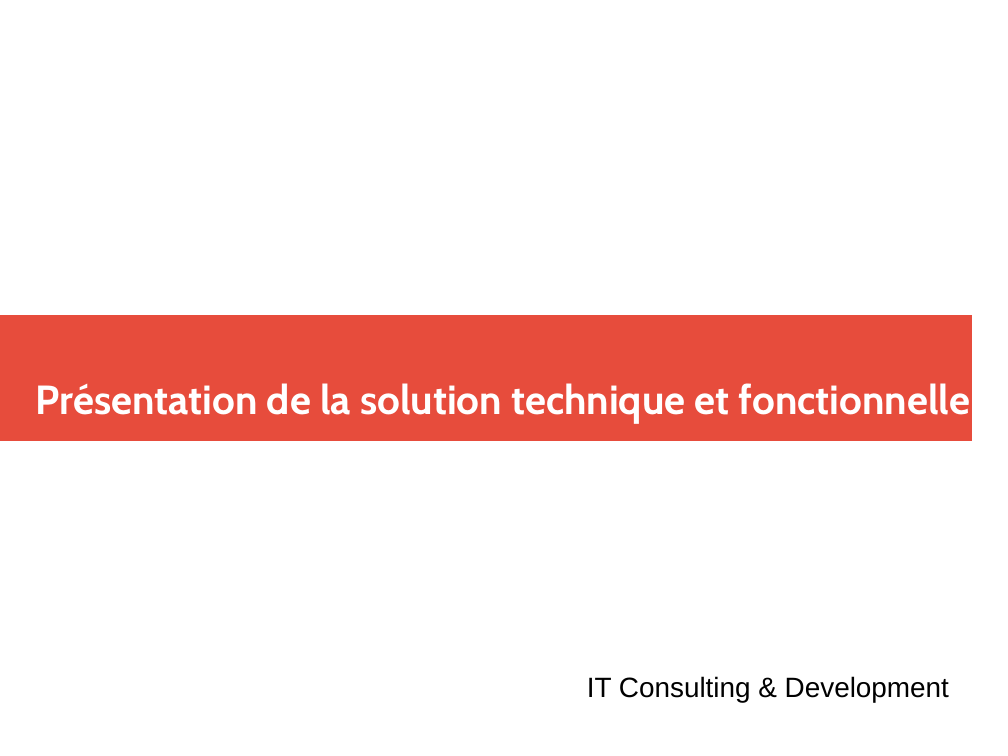
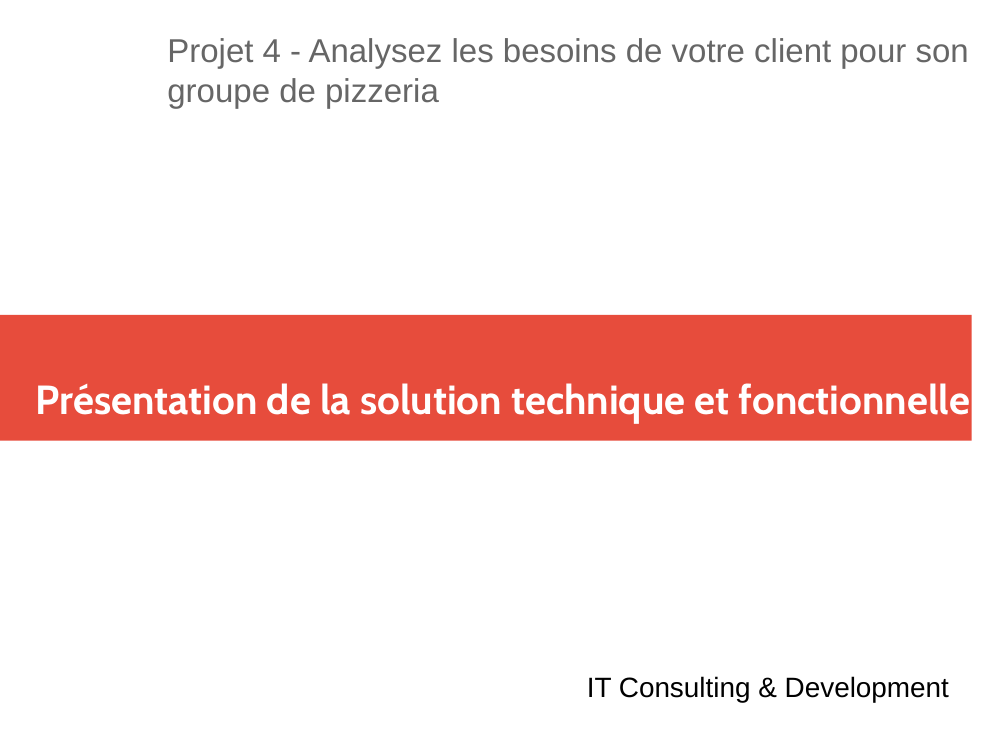
Before and after one commit to clemenceclaireR/spec_fonctionnelles_restaurant, a slide deck: slide 1 of diapo_presentation_solution.pptx. Drawn at 1008x756 pixels with LibreOffice and Linux fonts; fonts in the diff are those of the drawing. Boxes give left, top, right and bottom in pixels: in the first picture for what was removed or moved away, otherwise in the second. Text is boxed around its words. In the diff, an @@ line names an element or a change of style, - is before the commit and + after.

```diff
--- a/diapo_presentation_solution.pptx
+++ b/diapo_presentation_solution.pptx
@@ text added at <box>167,38,969,108</box>, 26 pt, text #666666 @@
+Projet 4 - Analysez les besoins de votre client pour son groupe de pizzeria
```
Also in this commit, not shown: 6 other slides changed, 2 other files.
